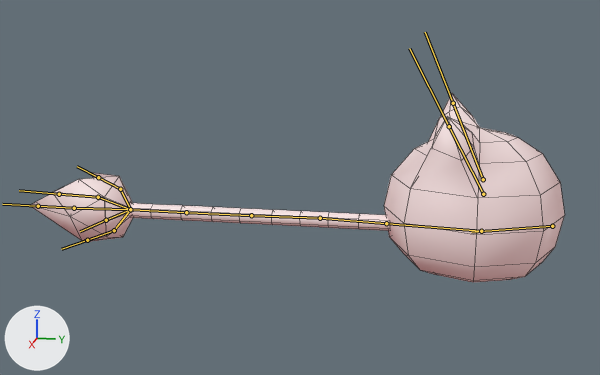
A saved change to the FBX model Assets/Graphics/firefollower.fbx.
Both versions are drawn from a 50 mm camera at (5.98, -0.11, 2.09) aimed at (0.05, -1.29, 0.6). The lights are fixed; the arrows at lower left show +X, +Y and +Z. The bones that bend it are drawn over the model as lines. Mesh edges are drawn as thin lines.
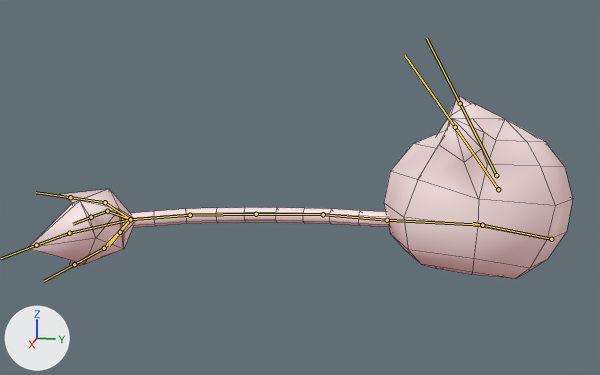
The newer file adds an action. The first version stands in its rest pose; the second is drawn at frame 1 of the action 'Armature|angerAnimation.001'.

What differs and where, as boxes [x1, y1, x2, y2] in the pictures (600 x 375 px):
'Sphere', posed
    before: [29, 93, 565, 282]
    after: [28, 95, 573, 279]
bone 'base', root to tip
    before: (552, 226) to (471, 232)
    after: (551, 239) to (472, 223)
bone 'body', root to tip
    before: (481, 231) to (386, 223)
    after: (482, 225) to (387, 220)
bone 'tail1', root to tip
    before: (386, 223) to (320, 218)
    after: (387, 220) to (323, 214)
bone 'tail2', root to tip
    before: (320, 218) to (251, 215)
    after: (323, 214) to (256, 214)
bone 'tail3', root to tip
    before: (251, 215) to (186, 212)
    after: (256, 214) to (190, 215)
bone 'tail4', root to tip
    before: (186, 212) to (130, 209)
    after: (190, 215) to (130, 219)
bone 'Bone.006', root to tip
    before: (130, 209) to (98, 197)
    after: (130, 219) to (107, 211)
bone 'Bone.012', root to tip
    before: (98, 197) to (59, 194)
    after: (107, 211) to (91, 217)
bone 'Bone.007', root to tip
    before: (130, 209) to (114, 230)
    after: (130, 219) to (104, 248)
bone 'Bone.014', root to tip
    before: (114, 230) to (87, 240)
    after: (104, 248) to (74, 264)
bone 'fire', root to tip
    before: (130, 209) to (74, 208)
    after: (130, 219) to (69, 233)
bone 'Bone.011', root to tip
    before: (74, 208) to (38, 206)
    after: (69, 233) to (36, 245)
bone 'Bone.009', root to tip
    before: (130, 209) to (120, 189)
    after: (130, 219) to (105, 202)
bone 'Bone.013', root to tip
    before: (120, 189) to (98, 177)
    after: (105, 202) to (70, 197)
bone 'Bone.010', root to tip
    before: (130, 209) to (106, 220)
    after: (130, 219) to (120, 232)
bone 'ear.l', root to tip
    before: (483, 179) to (453, 103)
    after: (496, 175) to (460, 103)
bone 'ear.r', root to tip
    before: (483, 194) to (449, 126)
    after: (498, 189) to (455, 127)

Diff of the bpy script that builds the scene:
```diff
--- a/Assets/Graphics/firefollower.fbx.py
+++ b/Assets/Graphics/firefollower.fbx.py
@@ bone_base @@
 bone_base = bpy.data.objects['Armature'].pose.bones['base']
-bone_base.location = (0.0, 0.0, 0.0)
-bone_base.rotation_quaternion = (1.0, 0.0, 0.0, 0.0)  # degrees (0, 0, 0)
+bone_base.location = (-0.02, 0.013, 0.095)
+bone_base.rotation_quaternion = (0.989, -0.143, 0.0, -0.031)  # degrees (-16, 0, -3)
@@ bone_body @@
 bone_body = bpy.data.objects['Armature'].pose.bones['body']  # child of 'base'
-bone_body.rotation_quaternion = (1.0, 0.0, 0.0, 0.0)  # degrees (0, 0, 0)
+bone_body.rotation_quaternion = (0.986, 0.159, 0.009, 0.043)  # degrees (18, 0, 5)
@@ bone_tail1 @@
 bone_tail1 = bpy.data.objects['Armature'].pose.bones['tail1']  # child of 'body'
-bone_tail1.rotation_quaternion = (1.0, 0.0, 0.0, 0.0)  # degrees (0, 0, 0)
+bone_tail1.rotation_quaternion = (0.997, -0.018, 0.001, 0.073)  # degrees (-2, 0, 8)
@@ bone_tail2 @@
 bone_tail2 = bpy.data.objects['Armature'].pose.bones['tail2']  # child of 'tail1'
-bone_tail2.rotation_quaternion = (1.0, 0.0, 0.0, 0.0)  # degrees (0, 0, 0)
+bone_tail2.rotation_quaternion = (0.998, 0.016, -0.004, -0.067)  # degrees (2, 0, -8)
@@ bone_tail3 @@
 bone_tail3 = bpy.data.objects['Armature'].pose.bones['tail3']  # child of 'tail2'
-bone_tail3.rotation_quaternion = (1.0, 0.0, 0.0, 0.0)  # degrees (0, 0, 0)
+bone_tail3.rotation_quaternion = (0.998, 0.016, -0.003, -0.065)  # degrees (2, 0, -7)
@@ bone_tail4 @@
 bone_tail4 = bpy.data.objects['Armature'].pose.bones['tail4']  # child of 'tail3'
-bone_tail4.rotation_quaternion = (1.0, 0.0, 0.0, 0.0)  # degrees (0, 0, 0)
+bone_tail4.rotation_quaternion = (0.994, 0.026, -0.004, -0.106)  # degrees (3, 0, -12)
@@ bone_bone_006 @@
 bone_bone_006 = bpy.data.objects['Armature'].pose.bones['Bone.006']  # child of 'tail4'
-bone_bone_006.rotation_quaternion = (1.0, 0.0, 0.0, 0.0)  # degrees (0, 0, 0)
+bone_bone_006.rotation_quaternion = (0.992, -0.019, 0.059, -0.114)  # degrees (-3, 6, -13)
@@ bone_bone_012 @@
 bone_bone_012 = bpy.data.objects['Armature'].pose.bones['Bone.012']  # child of 'Bone.006'
-bone_bone_012.rotation_quaternion = (1.0, 0.0, 0.0, 0.0)  # degrees (0, 0, 0)
+bone_bone_012.rotation_quaternion = (0.958, -0.026, 0.033, -0.284)  # degrees (-4, 3, -33)
@@ bone_bone_007 @@
 bone_bone_007 = bpy.data.objects['Armature'].pose.bones['Bone.007']  # child of 'tail4'
-bone_bone_007.rotation_quaternion = (1.0, 0.0, 0.0, 0.0)  # degrees (0, 0, 0)
+bone_bone_007.rotation_quaternion = (0.972, -0.016, -0.169, -0.159)  # degrees (1, -20, -19)
@@ bone_bone_014 @@
 bone_bone_014 = bpy.data.objects['Armature'].pose.bones['Bone.014']  # child of 'Bone.007'
-bone_bone_014.rotation_quaternion = (1.0, 0.0, 0.0, 0.0)  # degrees (0, 0, 0)
+bone_bone_014.rotation_quaternion = (0.994, -0.018, 0.043, 0.096)  # degrees (-2, 5, 11)
@@ bone_fire @@
 bone_fire = bpy.data.objects['Armature'].pose.bones['fire']  # child of 'tail4'
-bone_fire.rotation_quaternion = (1.0, 0.0, 0.0, 0.0)  # degrees (0, 0, 0)
+bone_fire.rotation_quaternion = (0.977, 0.051, -0.014, -0.207)  # degrees (6, 0, -24)
@@ bone_bone_011 @@
 bone_bone_011 = bpy.data.objects['Armature'].pose.bones['Bone.011']  # child of 'fire'
-bone_bone_011.rotation_quaternion = (1.0, 0.0, 0.0, 0.0)  # degrees (0, 0, 0)
+bone_bone_011.rotation_quaternion = (0.976, 0.052, -0.008, -0.212)  # degrees (6, 0, -25)
@@ bone_bone_009 @@
 bone_bone_009 = bpy.data.objects['Armature'].pose.bones['Bone.009']  # child of 'tail4'
-bone_bone_009.rotation_quaternion = (1.0, 0.0, 0.0, 0.0)  # degrees (0, 0, 0)
+bone_bone_009.rotation_quaternion = (0.99, 0.04, 0.062, -0.124)  # degrees (4, 8, -14)
@@ bone_bone_013 @@
 bone_bone_013 = bpy.data.objects['Armature'].pose.bones['Bone.013']  # child of 'Bone.009'
-bone_bone_013.rotation_quaternion = (1.0, 0.0, 0.0, 0.0)  # degrees (0, 0, 0)
+bone_bone_013.rotation_quaternion = (0.999, 0.008, 0.008, -0.042)  # degrees (1, 1, -5)
@@ bone_bone_010 @@
 bone_bone_010 = bpy.data.objects['Armature'].pose.bones['Bone.010']  # child of 'tail4'
-bone_bone_010.rotation_quaternion = (1.0, 0.0, 0.0, 0.0)  # degrees (0, 0, 0)
+bone_bone_010.rotation_quaternion = (0.998, 0.015, -0.003, -0.053)  # degrees (2, 0, -6)
@@ bone_ear_l @@
 bone_ear_l = bpy.data.objects['Armature'].pose.bones['ear.l']  # child of 'base'
-bone_ear_l.rotation_quaternion = (1.0, 0.0, 0.0, 0.0)  # degrees (0, 0, 0)
+bone_ear_l.rotation_quaternion = (0.984, 0.162, 0.051, 0.049)  # degrees (19, 5, 7)
@@ bone_ear_r @@
 bone_ear_r = bpy.data.objects['Armature'].pose.bones['ear.r']  # child of 'base'
-bone_ear_r.rotation_quaternion = (1.0, 0.0, 0.0, 0.0)  # degrees (0, 0, 0)
+bone_ear_r.rotation_quaternion = (0.981, 0.176, -0.071, -0.036)  # degrees (21, -7, -5)
```
